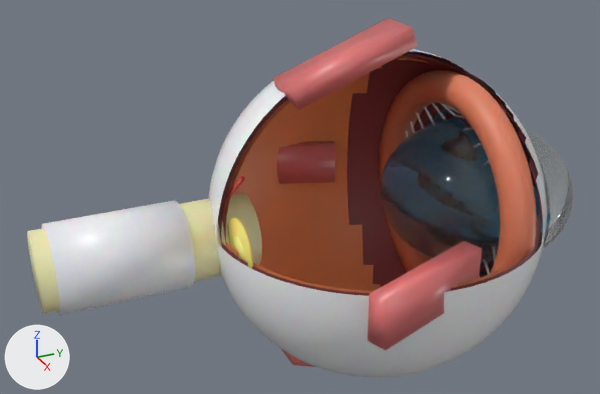
A saved change to the Blender file models_blender/eye_realistic.blend.
The view is the same before and after, from a 50 mm camera at (9.65, -5.55, 5.28) aimed at (-0.29, -1.08, 0.31). Lighting does not change. The marker at lower left points along +X, +Y and +Z. The picture after the commit comes second.

In view in the first picture: 'Choroid', 'Ciliary_Body', 'Cornea', 'Crystalline_Lens', 'Dural_Sheath', 'Lateral_Rectus', 'Macula_Lutea', 'Medial_Rectus', 'Optic_Nerve', 'Retina', 'Sclera', 'Superior_Rectus' and 8 more.
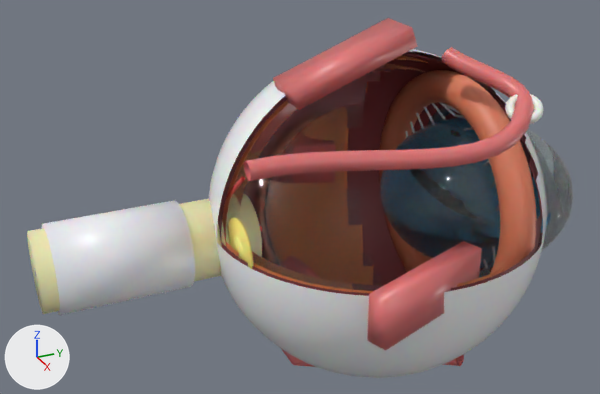
Location of each change, [x1, y1, x2, y2] in pixels of the pictures (600 x 394 px):
'Vitreous_Body', added: after [231, 63, 491, 291]
'Superior_Oblique', added (pink): after [244, 47, 534, 181]
'Trochlea_Pulley', added: after [505, 94, 544, 124]
'Inferior_Oblique', added (mostly hidden): after [306, 267, 464, 366]

The change, as a diff of the scene's bpy script:
```diff
--- a/models_blender/eye_realistic.blend.py
+++ b/models_blender/eye_realistic.blend.py
@@ mat_mat_trochleapulley @@
+mat_mat_trochleapulley = principled_material('Mat_TrochleaPulley')
+mat_mat_trochleapulley.base_color = (0.88, 0.9, 0.82)  # white #f1f3ea
+mat_mat_trochleapulley.roughness = 0.3
+mat_mat_trochleapulley.subsurface_weight = 0.2
+mat_mat_trochleapulley.subsurface_radius = (1.0, 0.25, 0.1)
+mat_mat_trochleapulley.subsurface_scale = 0.005
+mat_mat_trochleapulley.specular_ior_level = 0.6
@@ mat_mat_vitreousbody @@
+mat_mat_vitreousbody = principled_material('Mat_VitreousBody')
+mat_mat_vitreousbody.base_color = (0.92, 0.98, 1.0)  # white #f6fdff
+mat_mat_vitreousbody.roughness = 0.03
+mat_mat_vitreousbody.ior = 1.336
+mat_mat_vitreousbody.subsurface_weight = 0.2
+mat_mat_vitreousbody.subsurface_radius = (1.0, 0.25, 0.1)
+mat_mat_vitreousbody.subsurface_scale = 0.005
+mat_mat_vitreousbody.specular_ior_level = 0.6
+mat_mat_vitreousbody.transmission_weight = 0.96
@@ me_curve_inferior_oblique @@
+me_curve_inferior_oblique.from_pydata(...)  # 300 vertices, 288 faces; spans x -1.86..1.36, y -0.71..0.91, z -2.47..-1.39
+me_curve_inferior_oblique.polygons.foreach_set('use_smooth', [True] * 288)
+me_curve_inferior_oblique.materials.append(mat_mat_rectusmuscle)  # pink #e17676
@@ me_torus_004 @@
+me_torus_004.from_pydata(...)  # 576 vertices, 576 faces; spans x -0.22..0.22, y -0.23..0.23, z -0.158..0.158
+me_torus_004.polygons.foreach_set('use_smooth', [True] * 576)
+me_torus_004.materials.append(mat_mat_trochleapulley)  # white #f1f3ea
@@ me_curve_superior_oblique @@
+me_curve_superior_oblique.from_pydata(...)  # 300 vertices, 288 faces; spans x 0.35..2.15, y -2.51..1.41, z 1.48..2.46
+me_curve_superior_oblique.polygons.foreach_set('use_smooth', [True] * 288)
+me_curve_superior_oblique.materials.append(mat_mat_rectusmuscle)  # pink #e17676
@@ me_sphere_003_1 @@
+me_sphere_003_1.from_pydata(...)  # 980 vertices, 961 faces; spans x -2.15..2.15, y -2.15..0.79, z -2.15..2.15
+me_sphere_003_1.polygons.foreach_set('use_smooth', [True] * 961)
+me_sphere_003_1.materials.append(mat_mat_vitreousbody)  # white #f6fdff
@@ ob_inferior_oblique @@
+ob_inferior_oblique = bpy.data.objects.new('Inferior_Oblique', me_curve_inferior_oblique)
+ob_inferior_oblique.parent = ob_eye_root
+ob_inferior_oblique.location = (0.0, 0.0, 0.0)
@@ ob_trochlea_pulley @@
+ob_trochlea_pulley = bpy.data.objects.new('Trochlea_Pulley', me_torus_004)
+ob_trochlea_pulley.parent = ob_eye_root
+ob_trochlea_pulley.location = (1.6, 1.2, 1.9)
@@ ob_superior_oblique @@
+ob_superior_oblique = bpy.data.objects.new('Superior_Oblique', me_curve_superior_oblique)
+ob_superior_oblique.parent = ob_eye_root
+ob_superior_oblique.location = (0.0, 0.0, 0.0)
@@ ob_vitreous_body @@
+ob_vitreous_body = bpy.data.objects.new('Vitreous_Body', me_sphere_003_1)
+ob_vitreous_body.parent = ob_eye_root
+ob_vitreous_body.location = (0.0, 0.0, 0.0)
```
